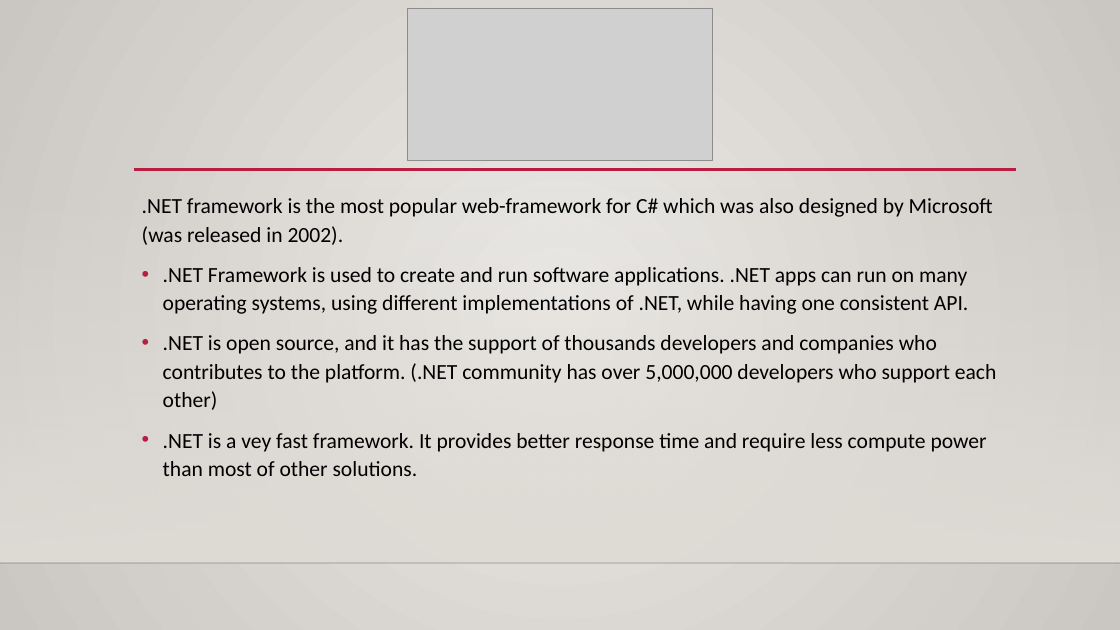
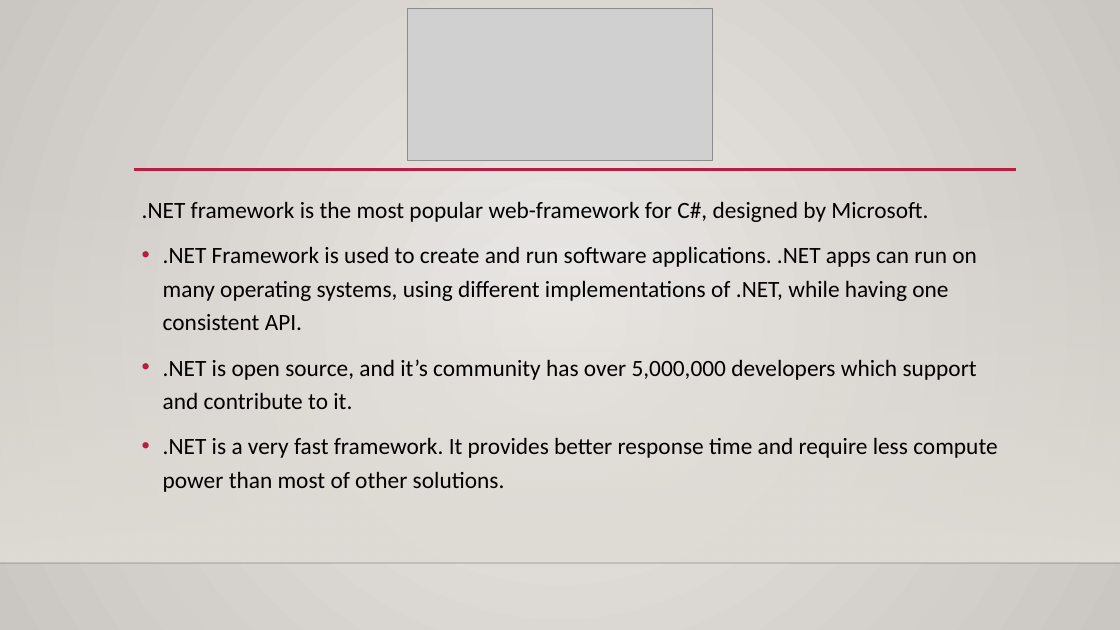
Before and after one commit to nogazax/miniproj-zederman, a slide deck: slide 3 of dotnetProj/נושאים במערכות מידע ושפות תכנות.pptx. Drawn at 1120x630 pixels with LibreOffice and Linux fonts; fonts in the diff are those of the drawing; grey boxes stand for pictures; background and template pictures are left out. Boxes give left, top, right and bottom in pixels: in the first picture for what was removed or moved away, otherwise in the second. Text is boxed around its words. In the diff, an @@ line names an element or a change of style, - is before the commit and + after.

```diff
--- a/dotnetProj/נושאים במערכות מידע ושפות תכנות.pptx
+++ b/dotnetProj/נושאים במערכות מידע ושפות תכנות.pptx
@@ text at <box>142,201,928,222</box>: text changed; size 18.5 to 20 pt @@
-.NET framework is the most popular web-framework for C# which was also designed by Microsoft (was released in 2002).
+.NET framework is the most popular web-framework for C#, designed by Microsoft.
@@ text at <box>163,246,977,330</box>: size 18.5 to 20 pt in ".NET Framework is used to create and ..."; line spacing 1.1 to 1.2 @@
@@ text at <box>163,359,997,492</box>: text changed; size 18.5 to 20 pt @@
-• .NET is open source, and it has the support of thousands developers and companies who contributes to the platform. (.NET community has over 5,000,000 developers who support each other)
-• .NET is a vey fast framework. It provides better response time and require less compute power than most of other solutions.
+• .NET is open source, and it’s community has over 5,000,000 developers which support and contribute to it.
+• .NET is a very fast framework. It provides better response time and require less compute power than most of other solutions.
```
Also in this commit, not shown: 2 other slides changed, 1 slide added, 1 slide removed, 7 other files.
